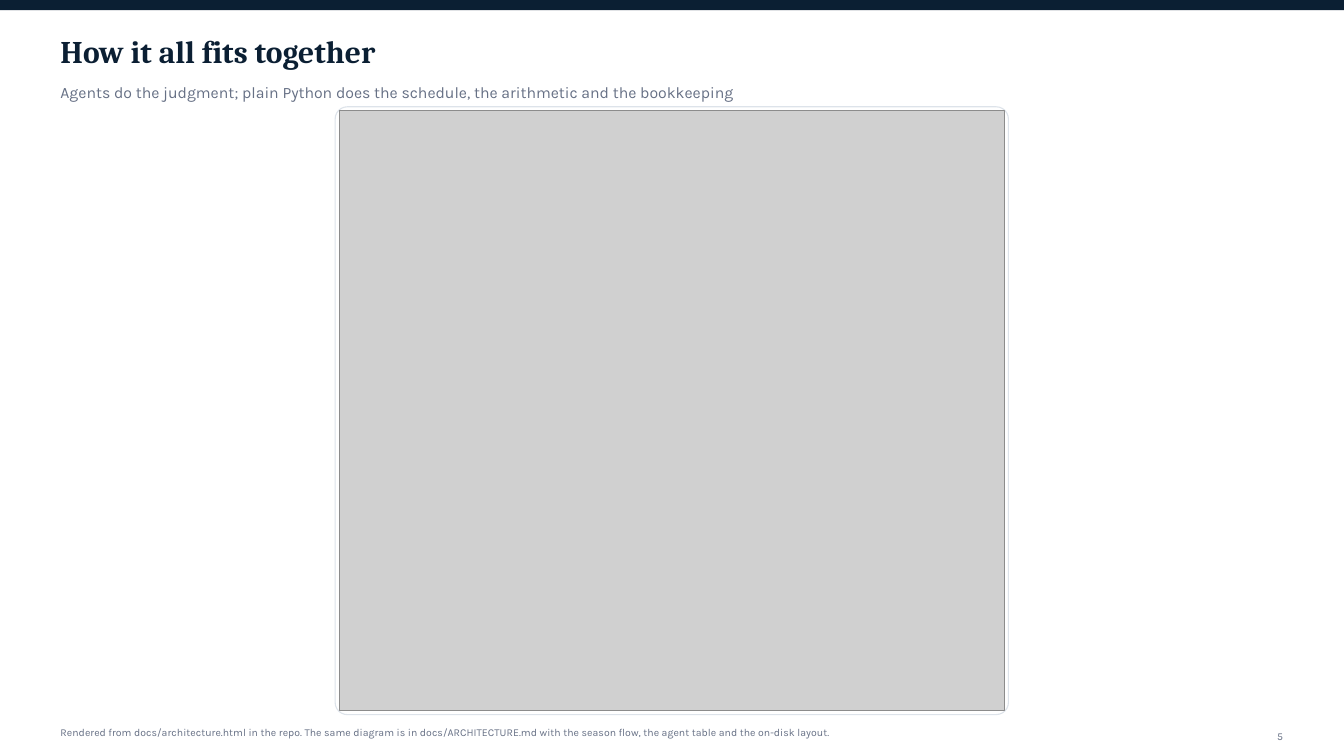
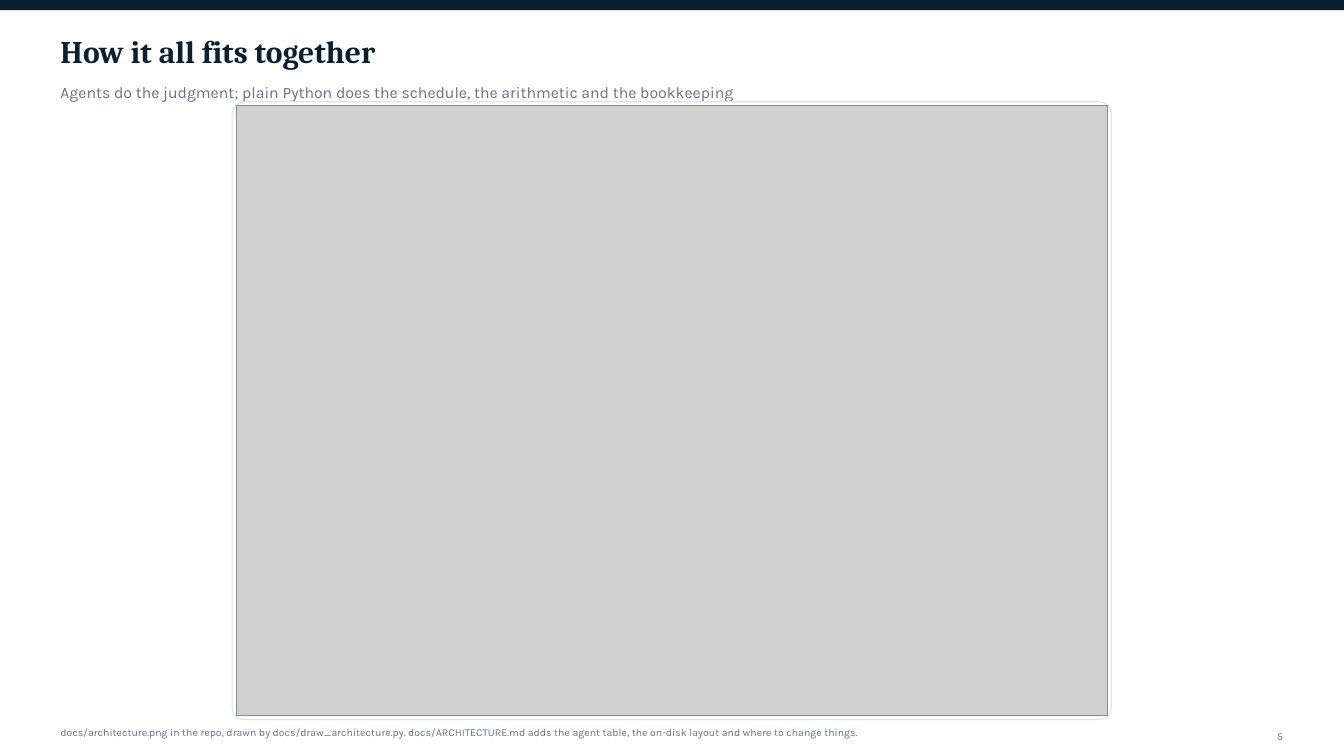
Before and after one commit to jimkliew/aiInvesting, a slide deck: slide 5 of docs/slides/aiInvesting-slides.pptx. Drawn at 1344x756 pixels with LibreOffice and Linux fonts; fonts in the diff are those of the drawing; grey boxes stand for pictures. Boxes give left, top, right and bottom in pixels: in the first picture for what was removed or moved away, otherwise in the second. Text is boxed around its words. In the diff, an @@ line names an element or a change of style, - is before the commit and + after.

Commit message:
docs: split architecture diagram; map slide uses the parts view

```diff
--- a/docs/slides/aiInvesting-slides.pptx
+++ b/docs/slides/aiInvesting-slides.pptx
@@ rounded rectangle resized from (x1=336, y1=107, x2=1009, y2=715) to (x1=232, y1=102, x2=1111, y2=720) @@
@@ picture resized from (x1=340, y1=111, x2=1005, y2=711) to (x1=236, y1=106, x2=1107, y2=716) @@
@@ text at (x1=60, y1=728, x2=857, y2=739): text changed @@
-Rendered from docs/architecture.html in the repo. The same diagram is in docs/ARCHITECTURE.md with the season flow, the agent table and the on-disk layout.
+docs/architecture.png in the repo, drawn by docs/draw_architecture.py. docs/ARCHITECTURE.md adds the agent table, the on-disk layout and where to change things.
```
Also in this commit, not shown: 6 other files.
